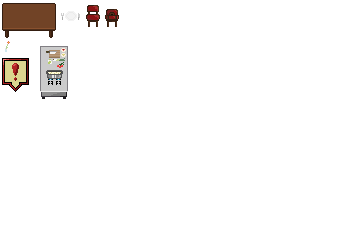
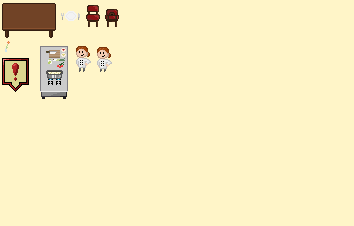
Revision of a layered 354 × 226 image; what changed, layer by layer:
moved "table" above "dining stuff" over [2, 3, 56, 38]
added layer "cook" above "Background" over [76, 46, 112, 72]
showed "Background" over [0, 0, 354, 226]
